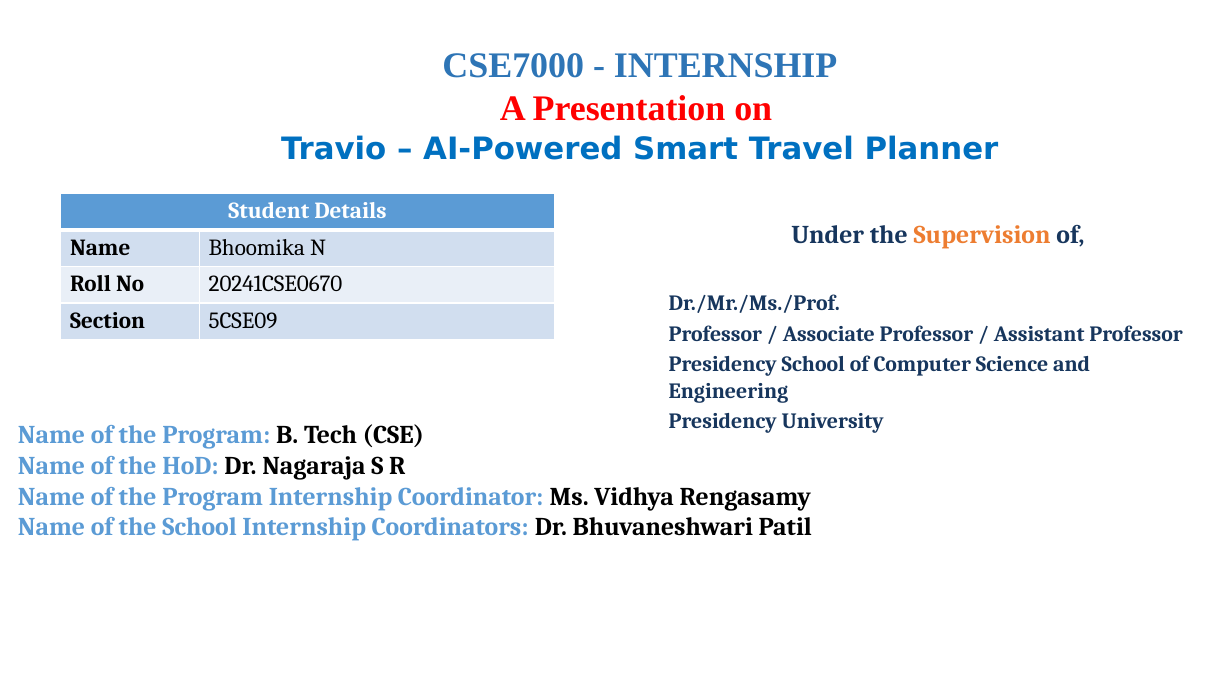
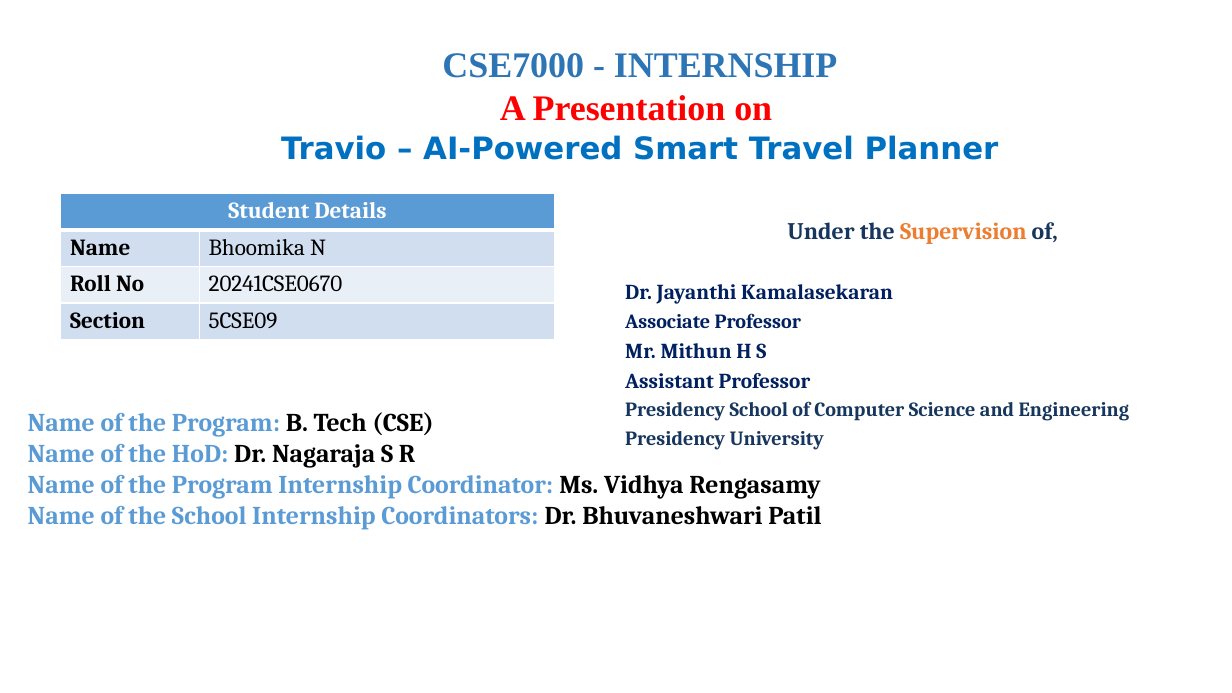
Before and after one commit to bhoomikarakesh4007-droid/Travio, a slide deck: slide 1 of TravioDocuments/Ppt.pptx. Drawn at 1232x693 pixels with LibreOffice and Linux fonts; fonts in the diff are those of the drawing; background and template pictures are left out. Boxes give left, top, right and bottom in pixels: in the first picture for what was removed or moved away, otherwise in the second. Text is boxed around its words. In the diff, an @@ line names an element or a change of style, - is before the commit and + after.

```diff
--- a/TravioDocuments/Ppt.pptx
+++ b/TravioDocuments/Ppt.pptx
@@ text "Under the Supervision of,": place and size @@
-text "Under the Supervision of," at [669,225,1183,433]
+text "Under the Supervision of," at [625,222,1130,421]
@@ text at [625,222,1130,421]: size 20 to 18.5 pt in "Under the Supervision of,"; size 17 to 15.7 pt in "Presidency School of Computer Science and Engineering", "Presidency University" @@
@@ text at [625,284,893,388]: text changed; size 17 to 16.6 pt; text colour #17365D to #002060 @@
-Dr./Mr./Ms./Prof.
-Professor / Associate Professor / Assistant Professor
+Dr. Jayanthi Kamalasekaran
+Associate Professor
+Mr. Mithun H S
+Assistant Professor
@@ text "Name of the Program: B. ...": place and size @@
-text "Name of the Program: B. ..." at [18,424,812,541]
+text "Name of the Program: B. ..." at [28,412,821,529]
```
Also in this commit, not shown: 2 other files.
